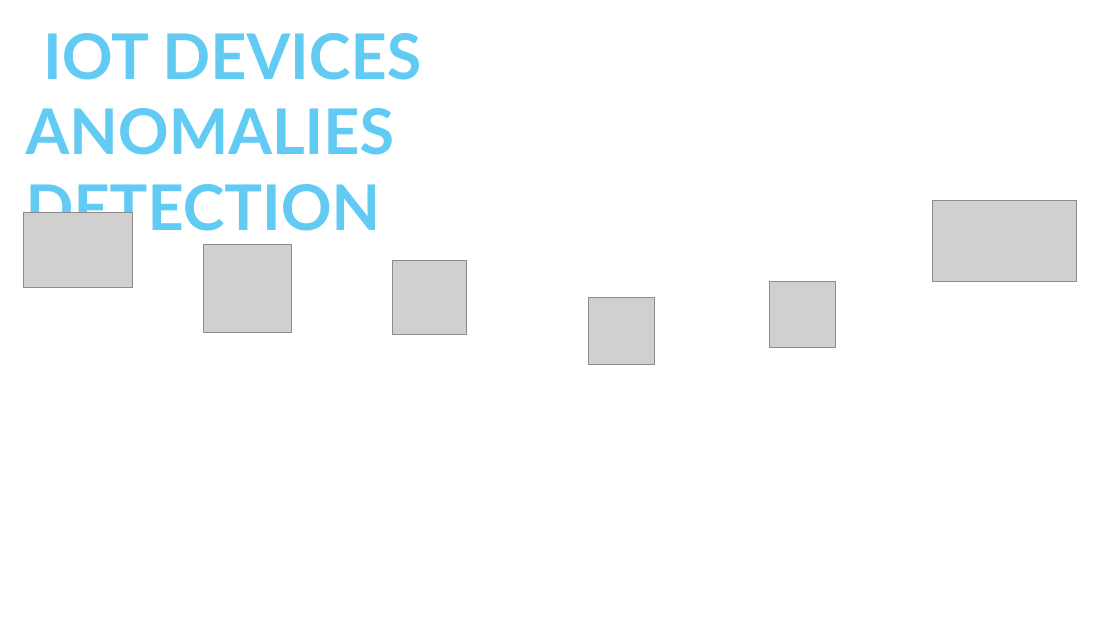
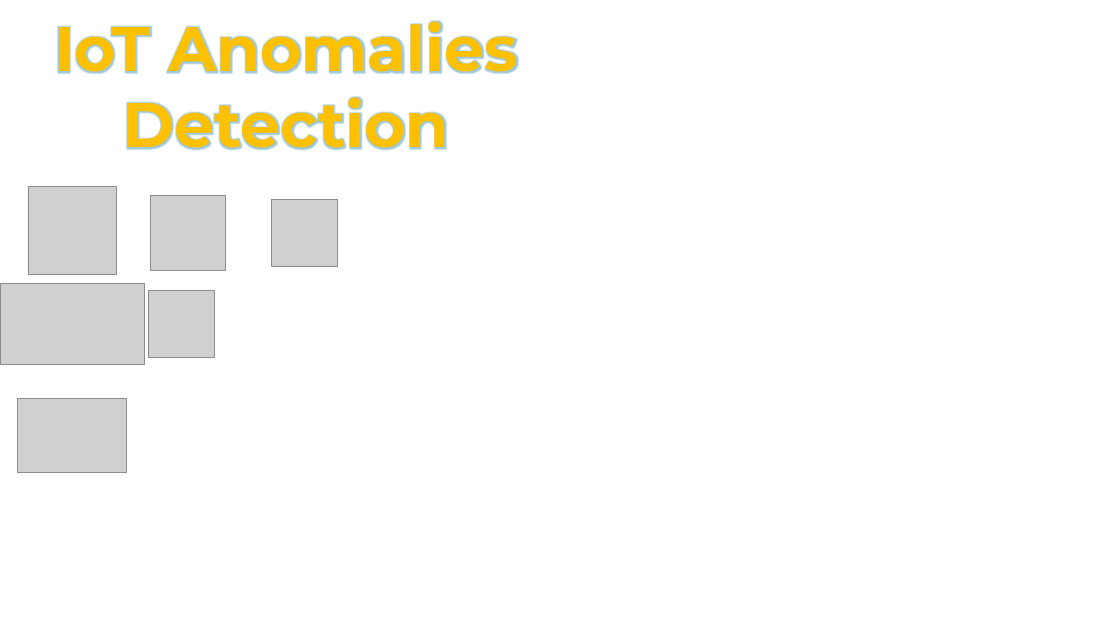
Before and after one commit to slevi-1509/my-app, a slide deck: slide 1 of Project Presentation.pptx. Drawn at 1120x630 pixels with LibreOffice and Linux fonts; fonts in the diff are those of the drawing; grey boxes stand for pictures; background and template pictures are left out. Boxes give left, top, right and bottom in pixels: in the first picture for what was removed or moved away, otherwise in the second. Text is boxed around its words. In the diff, an @@ line names an element or a change of style, - is before the commit and + after.

```diff
--- a/Project Presentation.pptx
+++ b/Project Presentation.pptx
@@ text at bbox=[54, 20, 518, 150]: text changed; font Lato to Montserrat; text colour gradient #0F9ED5 to #61CBF4 to #CAEEFB to pattern #002060 on #FFC000 @@
-IOT DEVICES
-ANOMALIES DETECTION
+IoT Anomalies Detection
@@ picture: place and size @@
-picture at bbox=[203, 245, 292, 333]
+picture at bbox=[28, 187, 116, 275]
@@ picture: place and size @@
-picture at bbox=[392, 260, 467, 335]
+picture at bbox=[151, 196, 226, 271]
@@ picture: place and size @@
-picture at bbox=[588, 297, 655, 365]
+picture at bbox=[271, 199, 338, 266]
@@ picture: place and size @@
-picture at bbox=[933, 201, 1076, 281]
+picture at bbox=[0, 283, 144, 364]
@@ picture: place and size @@
-picture at bbox=[770, 281, 836, 348]
+picture at bbox=[149, 291, 215, 357]
@@ picture: place and size @@
-picture at bbox=[23, 213, 132, 287]
+picture at bbox=[18, 398, 127, 473]
```
Also in this commit, not shown: 23 other files.
